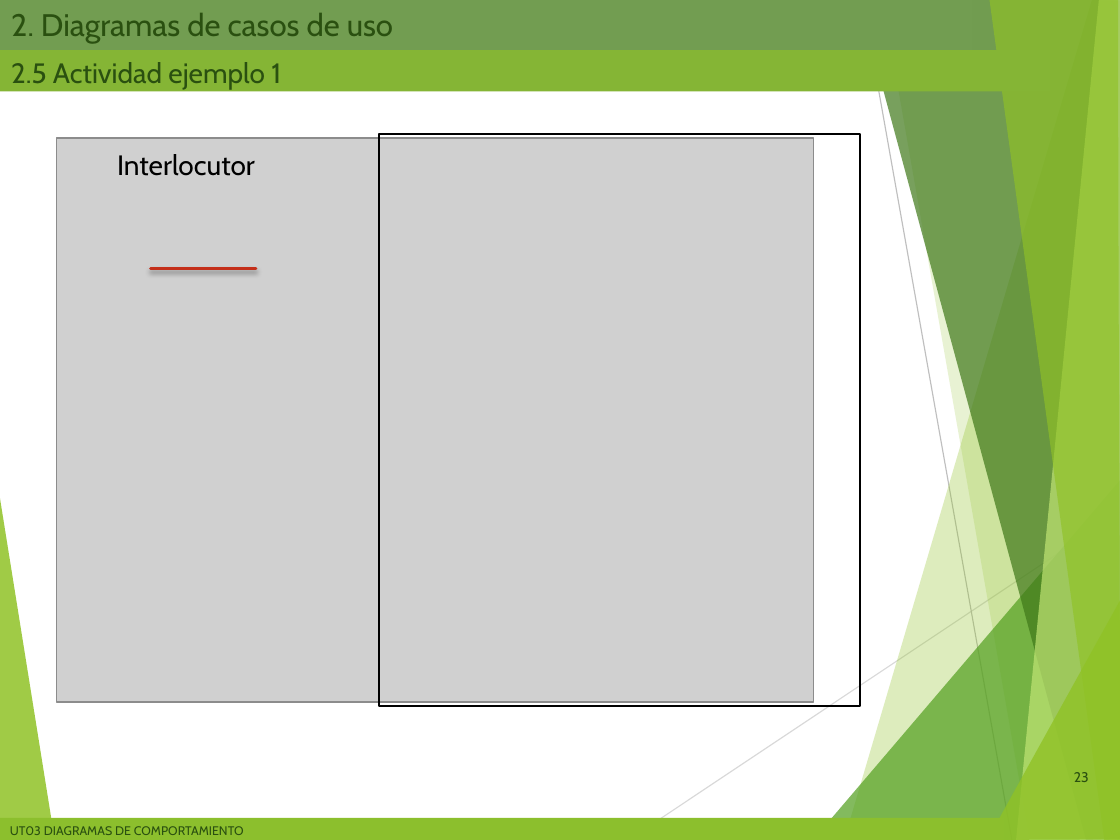
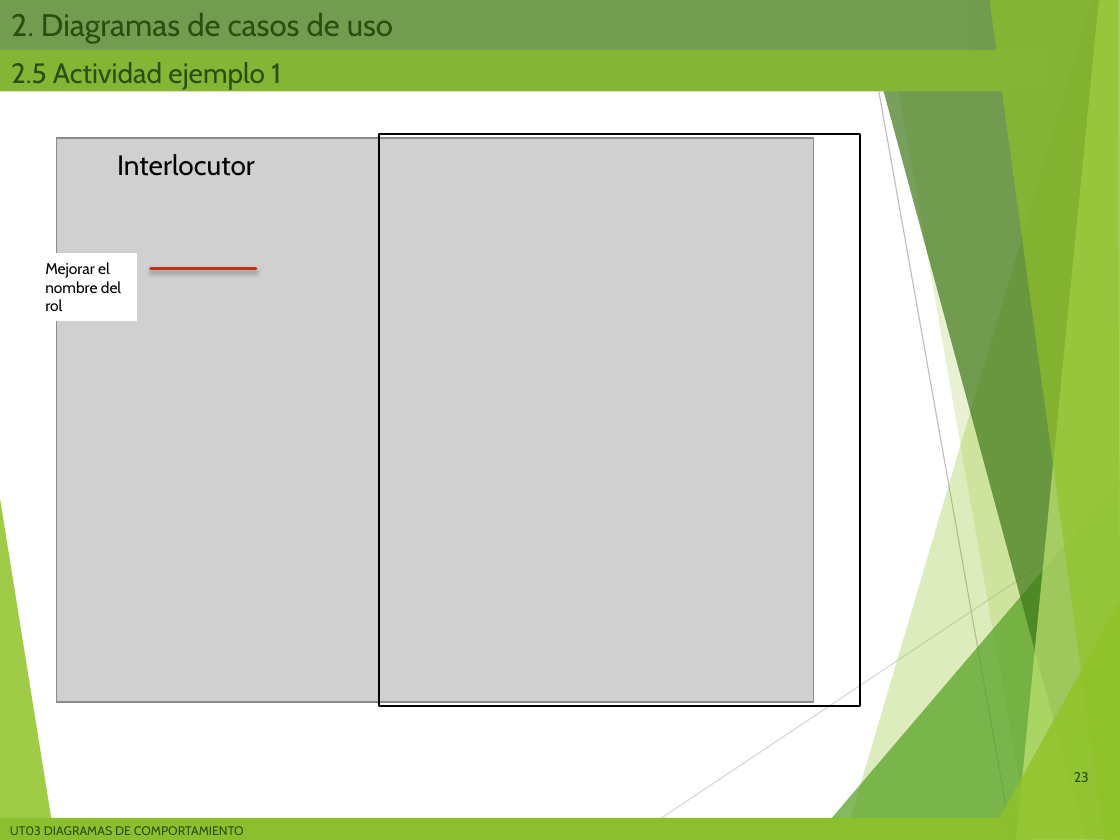
Before and after one commit to miGUITel/ED, a slide deck: slide 23 of 00 PRESENTACIONES compartida alumnos/ED02a - Diagramas de comportamiento CU.pptx. Drawn at 1120x840 pixels with LibreOffice and Linux fonts; fonts in the diff are those of the drawing; grey boxes stand for pictures; background and template pictures are left out. Boxes give left, top, right and bottom in pixels: in the first picture for what was removed or moved away, otherwise in the second. Text is boxed around its words. In the diff, an @@ line names an element or a change of style, - is before the commit and + after.

Commit message:
Mejora el enunciado draw.io

```diff
--- a/00 PRESENTACIONES compartida alumnos/ED02a - Diagramas de comportamiento CU.pptx
+++ b/00 PRESENTACIONES compartida alumnos/ED02a - Diagramas de comportamiento CU.pptx
@@ rectangle added at (35, 253, 138, 321), fill #FFFFFF, 10 pt, text #000000 @@
+Mejorar el nombre del rol
```
Also in this commit, not shown: 1 other slide changed, 2 other files.
